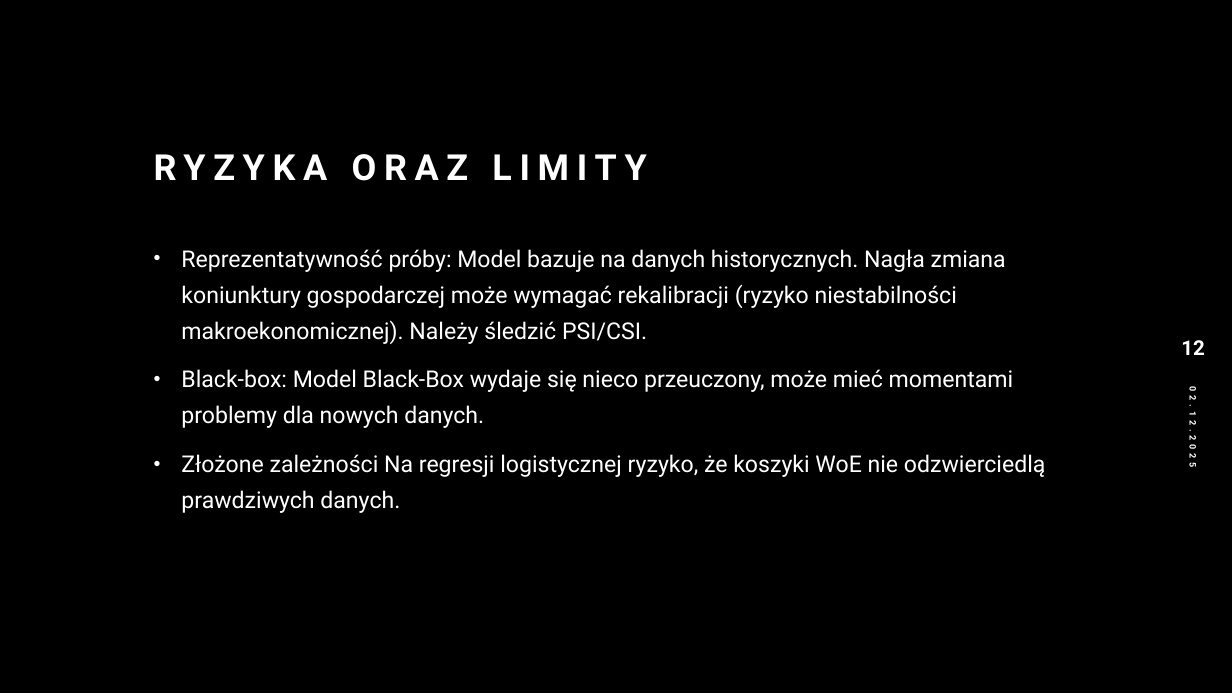
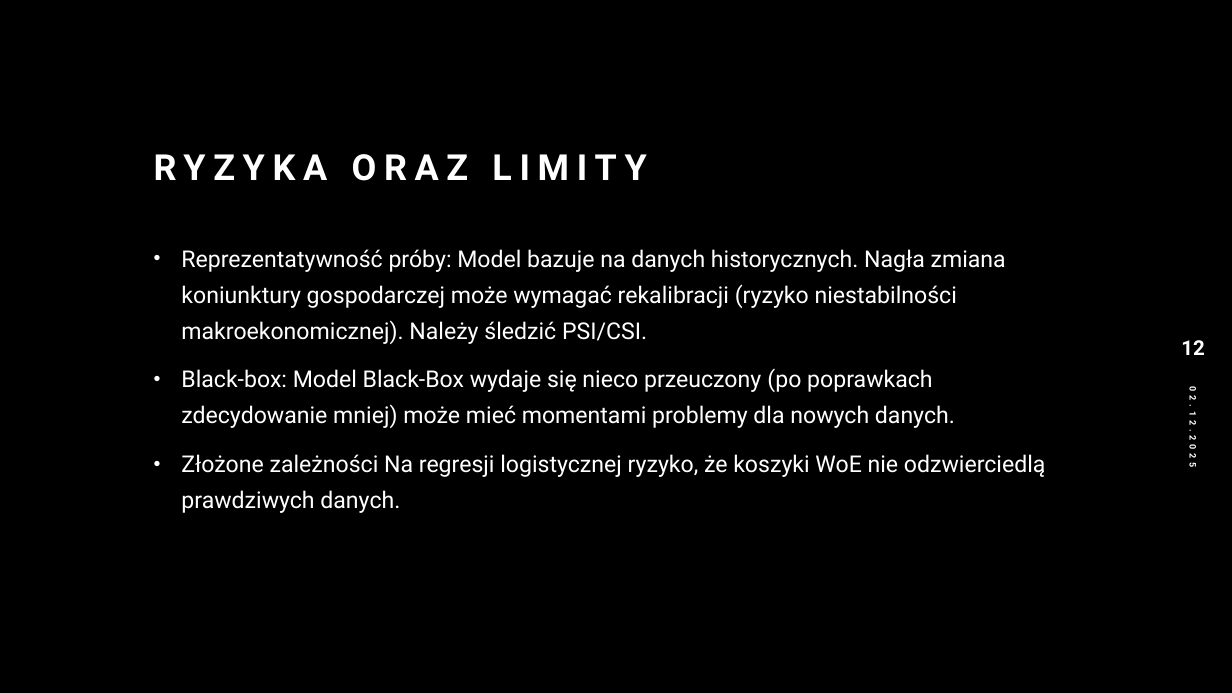
Before and after one commit to Karol315/Interpretability_of_machine_learning_project, a slide deck: slide 12 of Presentation.pptx. Drawn at 1232x693 pixels with LibreOffice and Linux fonts; fonts in the diff are those of the drawing. Boxes give left, top, right and bottom in pixels: in the first picture for what was removed or moved away, otherwise in the second. Text is boxed around its words. In the diff, an @@ line names an element or a change of style, - is before the commit and + after.

```diff
--- a/Presentation.pptx
+++ b/Presentation.pptx
@@ text at (x1=181, y1=368, x2=955, y2=428): text changed @@
-• Black-box: Model Black-Box wydaje się nieco przeuczony, może mieć momentami problemy dla nowych danych.
+• Black-box: Model Black-Box wydaje się nieco przeuczony (po poprawkach zdecydowanie mniej) może mieć momentami problemy dla nowych danych.
```
Also in this commit, not shown: 6 other slides changed.
